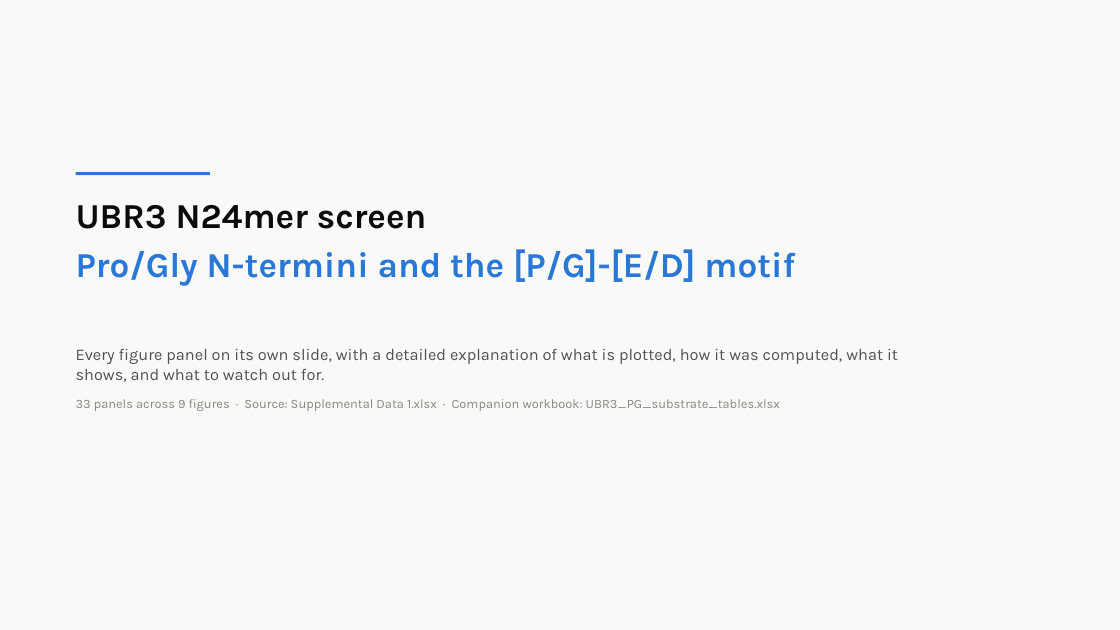
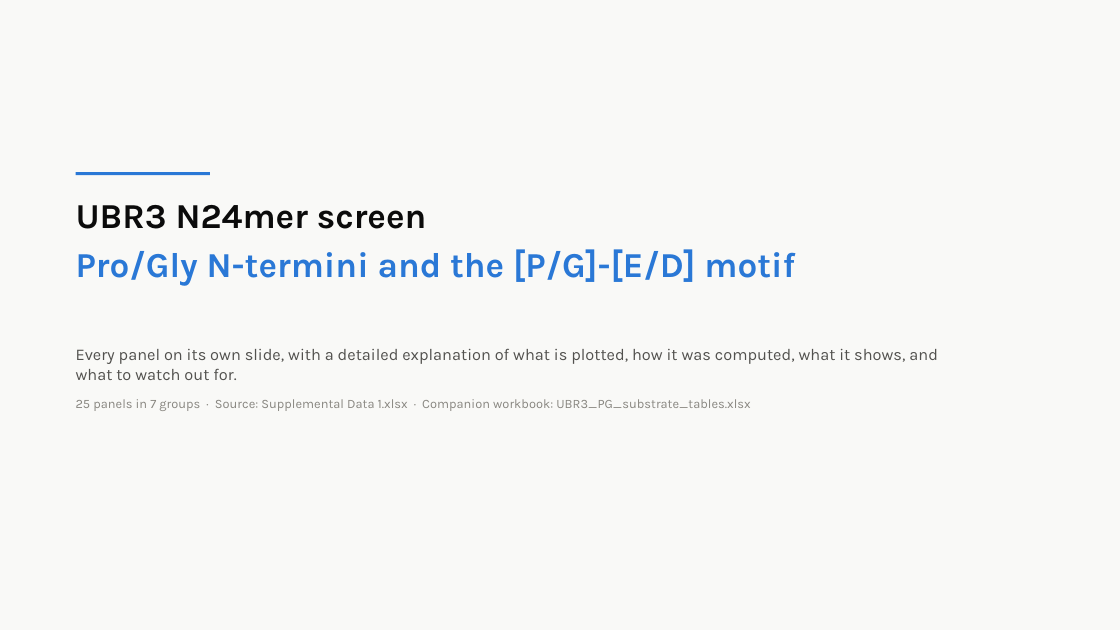
Before and after one commit to idobleicher/dianaMega, a slide deck: slide 1 of ubr3_PG_reviewer/UBR3_figures_explained.pptx. Drawn at 1120x630 pixels with LibreOffice and Linux fonts; fonts in the diff are those of the drawing. Boxes give left, top, right and bottom in pixels: in the first picture for what was removed or moved away, otherwise in the second. Text is boxed around its words. In the diff, an @@ line names an element or a change of style, - is before the commit and + after.

```diff
--- a/ubr3_PG_reviewer/UBR3_figures_explained.pptx
+++ b/ubr3_PG_reviewer/UBR3_figures_explained.pptx
@@ text at (76,349,938,411): text changed @@
-Every figure panel on its own slide, with a detailed explanation of what is plotted, how it was computed, what it shows, and what to watch out for.
-33 panels across 9 figures · Source: Supplemental Data 1.xlsx · Companion workbook: UBR3_PG_substrate_tables.xlsx
+Every panel on its own slide, with a detailed explanation of what is plotted, how it was computed, what it shows, and what to watch out for.
+25 panels in 7 groups · Source: Supplemental Data 1.xlsx · Companion workbook: UBR3_PG_substrate_tables.xlsx
```
Also in this commit, not shown: 29 other slides changed, 4 slides added, 14 slides removed, 38 other files.
